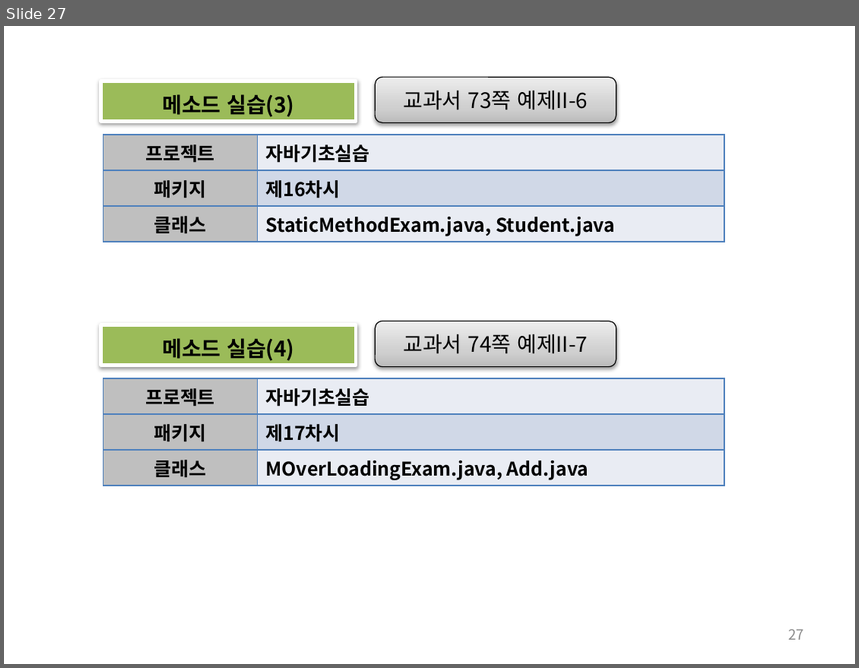
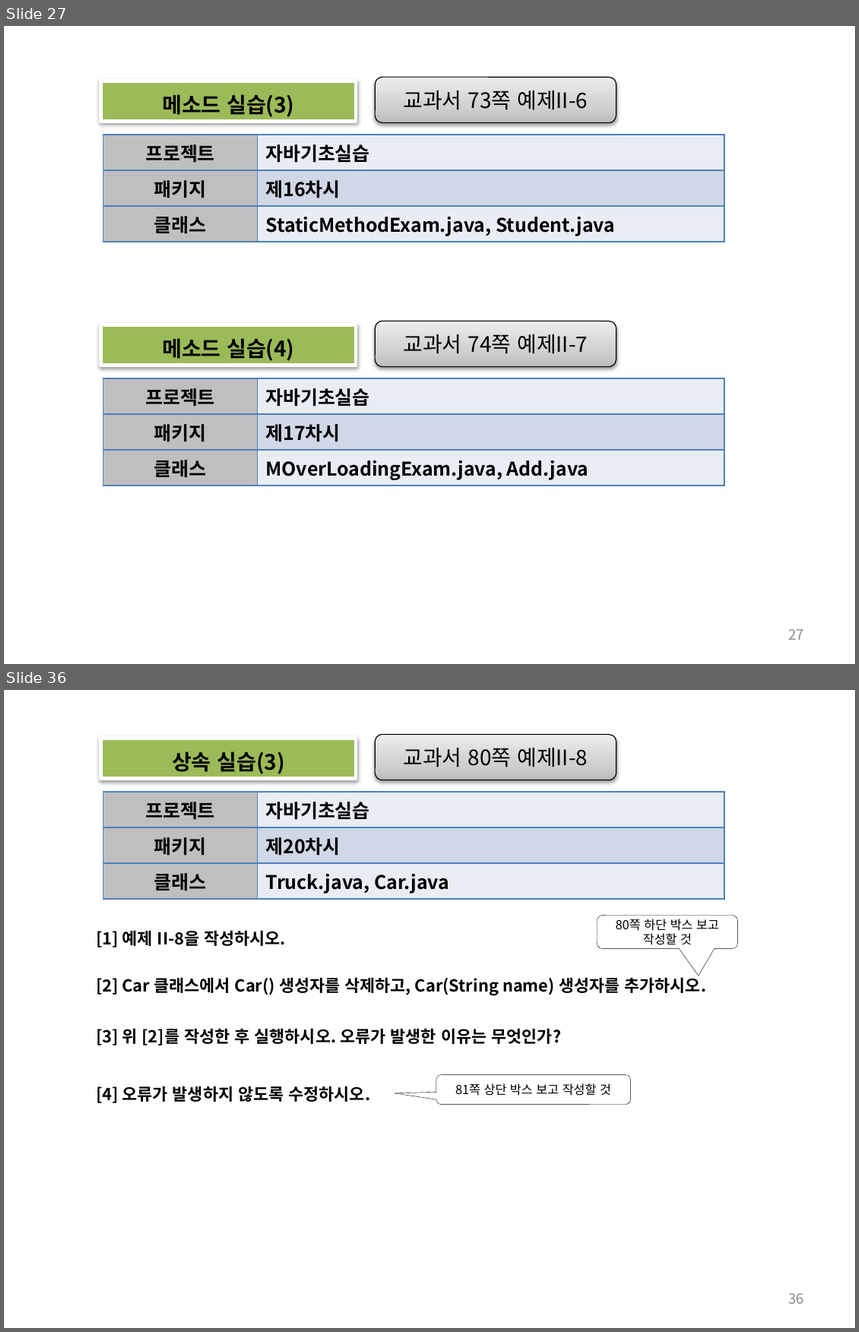
Before and after one commit to histime7/2018JavaClassroom, a slide deck: 수업자료/10_객체지향의 개요.pptx. Shown one above the other, each under a label of ours: slide 27 before the commit, slides 27 and 36 after it; the slides between them are not shown. The pictures are 859x668 and 859x1332 pixels, drawn with LibreOffice and Linux fonts; fonts in the diff are those of the drawing. Boxes give left, top, right and bottom in pixels: in the first picture for what was removed or moved away, otherwise in the second. Text is boxed around its words. In the diff, an @@ line names an element or a change of style, - is before the commit and + after.

```diff
--- a/수업자료/10_객체지향의 개요.pptx
+++ b/수업자료/10_객체지향의 개요.pptx
@@ slide 36 added at [4,690,855,1328], background #FFFFFF @@
@@ rounded rectangle added at [375,734,616,780], fill gradient #BDBDBD to #D1D1D1 to #EEEEEE, outline #000000 0.75 pt, 18 pt, text #000000 @@
+교과서 80쪽 예제II-8
@@ rectangle added at [101,739,356,778], fill #9BBB59, outline #FFFFFF 3 pt, 18 pt, text #000000, bold @@
+상속 실습(3)
@@ table added at [104,792,725,900], 3 rows, 2 columns @@
+프로젝트 | 자바기초실습
+패키지 | 제20차시
+클래스 | Truck.java, Car.java
@@ rounded speech box added at [598,916,737,948], outline #000000 0.25 pt, 10.5 pt, text #000000 @@
+80쪽 하단 박스 보고 작성할 것
@@ text added at [96,930,286,948], 14 pt, text #000000, bold @@
+[1] 예제 II-8을 작성하시오.
@@ text added at [96,975,706,996], 14 pt, text #000000, bold @@
+[2] Car 클래스에서 Car() 생성자를 삭제하고, Car(String name) 생성자를 추가하시오.
@@ text added at [96,1028,561,1046], 14 pt, text #000000, bold @@
+[3] 위 [2]를 작성한 후 실행하시오. 오류가 발생한 이유는 무엇인가?
@@ rounded speech box added at [436,1075,630,1104], outline #000000 0.25 pt, 10.5 pt, text #000000 @@
+81쪽 상단 박스 보고 작성할 것
@@ text added at [96,1086,371,1103], 14 pt, text #000000, bold @@
+[4] 오류가 발생하지 않도록 수정하시오.
@@ page number added at [788,1293,804,1304], 12 pt, text #8C8C8C @@
+36
```
Also in this commit, not shown: 6 slides changed, 24 other slides added, 1 other file.
